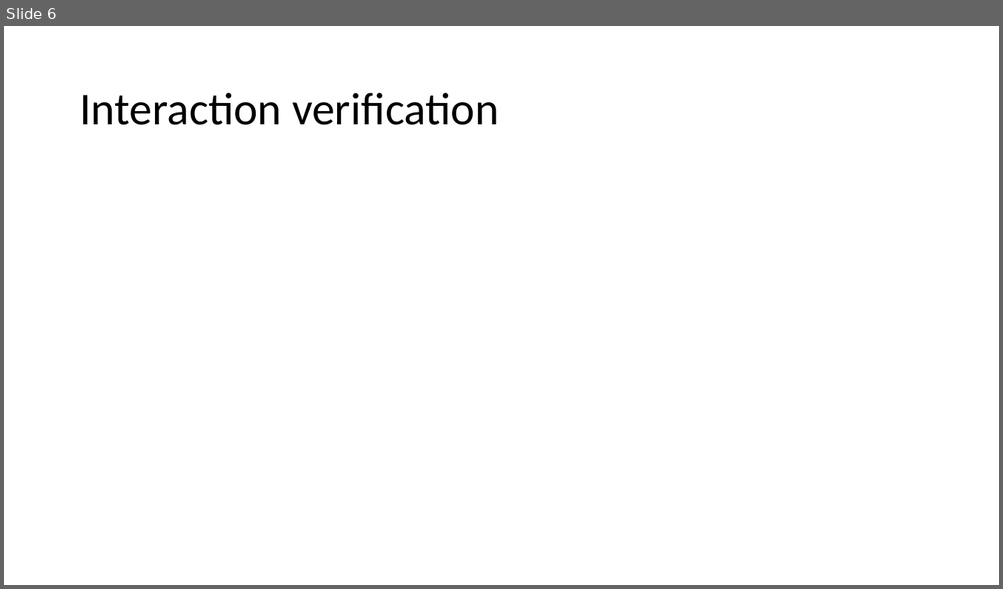
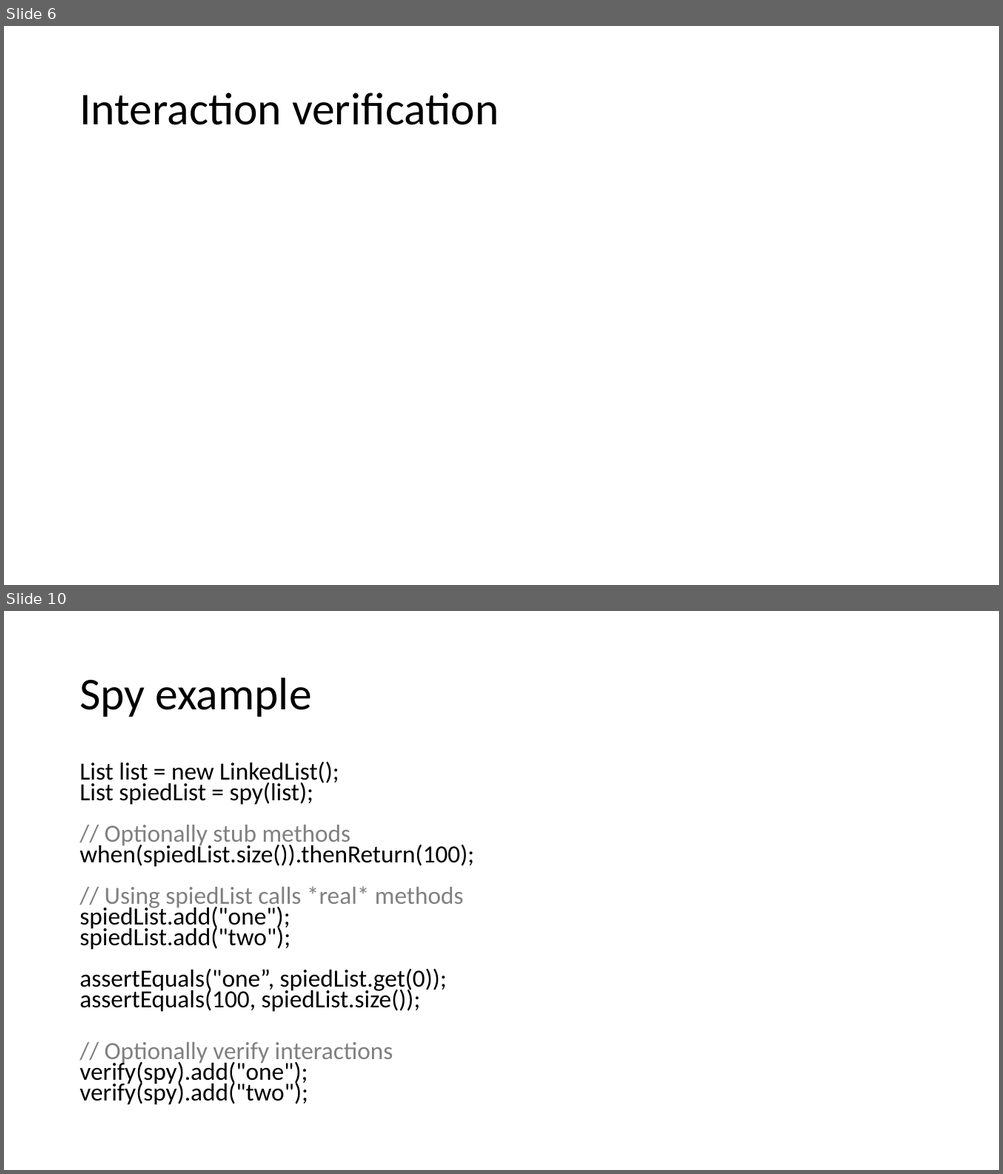
Before and after one commit to cebartling/test-driven, a slide deck: presentations/Introduction to Mockito.pptx. Shown one above the other, each under a label of ours: slide 6 before the commit, slides 6 and 10 after it; the slides between them are not shown. The pictures are 1003x589 and 1003x1174 pixels, drawn with LibreOffice and Linux fonts; fonts in the diff are those of the drawing. Boxes give left, top, right and bottom in pixels: in the first picture for what was removed or moved away, otherwise in the second. Text is boxed around its words. In the diff, an @@ line names an element or a change of style, - is before the commit and + after.

```diff
--- a/presentations/Introduction to Mockito.pptx
+++ b/presentations/Introduction to Mockito.pptx
@@ slide 10 added at bbox=[4, 611, 999, 1170], background #FFFFFF @@
@@ title added at bbox=[79, 678, 312, 717], 44 pt, text #000000 @@
+Spy example
@@ text added at bbox=[79, 762, 474, 1105], 23.8 pt, text #000000 @@
+List list = new LinkedList();
+List spiedList = spy(list);
+// Optionally stub methods
+when(spiedList.size()).thenReturn(100);
+// Using spiedList calls *real* methods
+spiedList.add("one");
+spiedList.add("two");
+assertEquals("one”, spiedList.get(0));
+assertEquals(100, spiedList.size());
+// Optionally verify interactions
+verify(spy).add("one");
+verify(spy).add("two");
```
Also in this commit, not shown: 3 slides changed, 5 other slides added, 4 slides removed.
